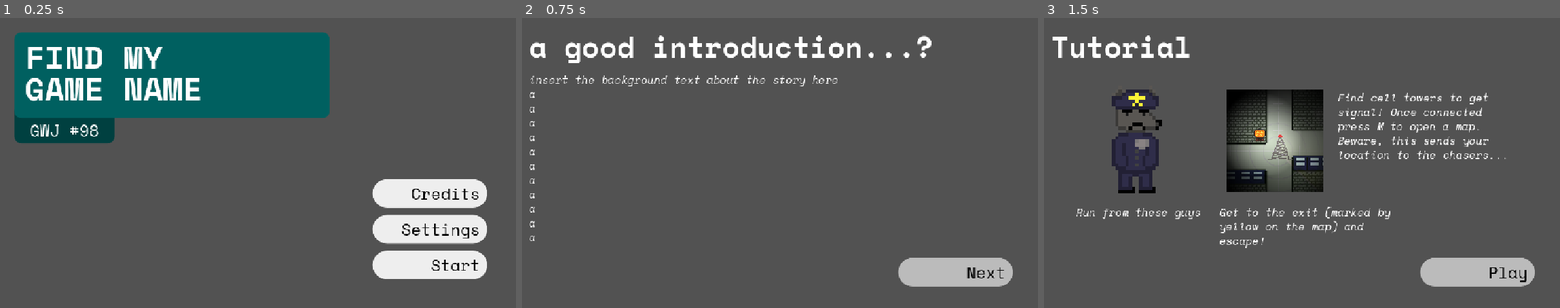
Above: before the commit, frames 1-3 (left to right).
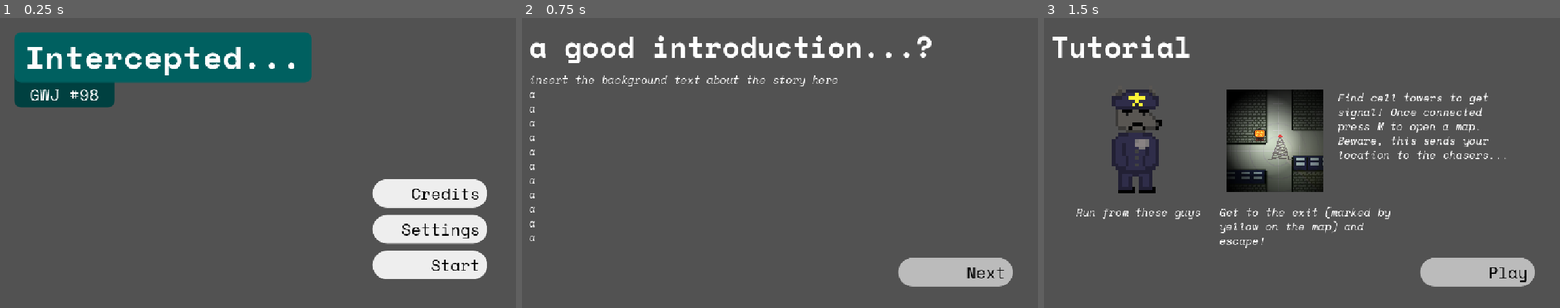
Above: after the commit, the same moments.

Repository: TurbogamesDev/godot-wild-jam-98
Game: Godot game, scene res://assets/scenes/ui/main_menu.tscn
Two runs of this game, one before a commit and one after it. Both use one fixed random seed, a clock stepped at 60 frames per second and the inputs below. The engine's default icon, where the game draws it, is replaced by a stand-in: a white triangle on a blue panel in a dark square.
Inputs:
- Up to frame 1 (0.25 s): no input
- Up to frame 2 (0.75 s): click "Start" at 0.5 s
- Up to frame 3 (1.5 s): click "Next" at 1.25 s

The runs differ from the first frame. In frame 1, 12% of the frame differs, in the area x 2-64%, y 4-44%; in frame 2, nothing differs; in frame 3, nothing differs.

Commit message:
Update name of game in main menu

Diff:
--- a/assets/scenes/ui/main_menu.tscn
+++ b/assets/scenes/ui/main_menu.tscn
@@ -52,17 +52,16 @@
 layout_mode = 0
 offset_left = 32.0
 offset_top = 32.0
-offset_right = 736.0
-offset_bottom = 224.0
+offset_right = 696.0
+offset_bottom = 144.0
 theme_override_styles/panel = SubResource("StyleBoxFlat_qc24j")
 
 [node name="Text" type="Label" parent="Title" unique_id=2141784356]
 layout_mode = 0
 offset_left = 24.0
-offset_right = 680.0
-offset_bottom = 192.0
-text = "FIND MY
-GAME NAME"
+offset_right = 641.0
+offset_bottom = 112.0
+text = "Intercepted..."
 label_settings = SubResource("LabelSettings_xepy2")
 
 [node name="GWJ98" type="Panel" parent="." unique_id=1156319785]
@@ -70,9 +69,9 @@
 z_as_relative = false
 layout_mode = 0
 offset_left = 32.0
-offset_top = 192.0
+offset_top = 112.0
 offset_right = 256.0
-offset_bottom = 280.0
+offset_bottom = 200.0
 theme_override_styles/panel = SubResource("StyleBoxFlat_obrqb")
 
 [node name="Text" type="Label" parent="GWJ98" unique_id=103356615]
